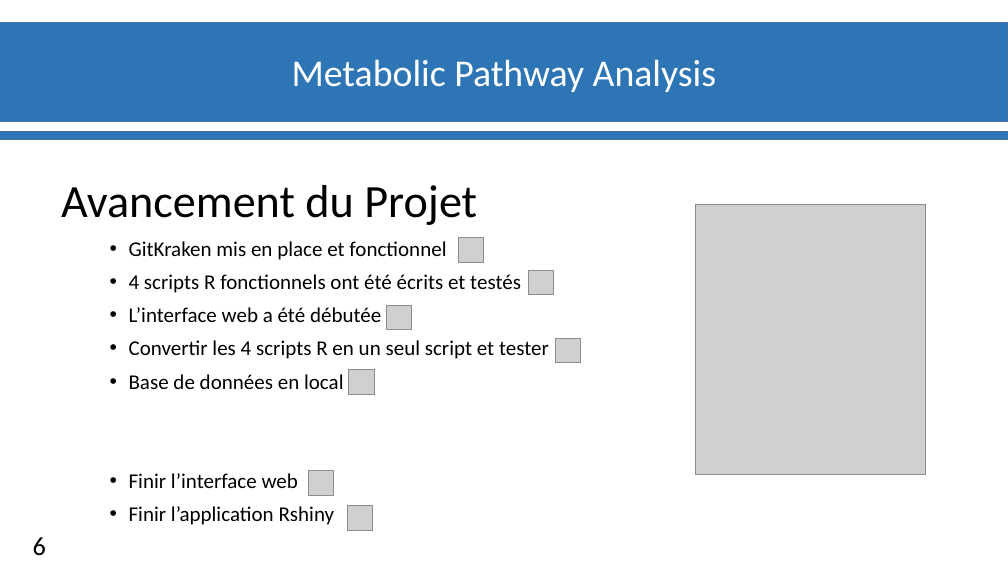
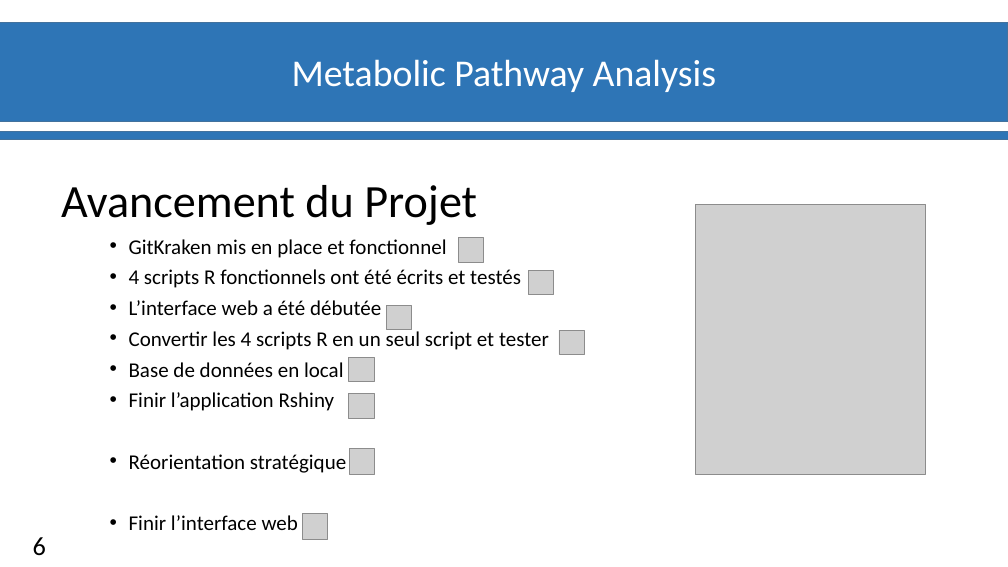
Before and after one commit to materrien/Projet-INSERM, a slide deck: slide 7 of Slides/Diapos_Suivit_projet.pptx. Drawn at 1008x567 pixels with LibreOffice and Linux fonts; fonts in the diff are those of the drawing; grey boxes stand for pictures; background and template pictures are left out. Boxes give left, top, right and bottom in pixels: in the first picture for what was removed or moved away, otherwise in the second. Text is boxed around its words. In the diff, an @@ line names an element or a change of style, - is before the commit and + after.

```diff
--- a/Slides/Diapos_Suivit_projet.pptx
+++ b/Slides/Diapos_Suivit_projet.pptx
@@ text at box(129, 239, 549, 530): line spacing 0.9 to 0.8 @@
@@ picture: place and size @@
-picture at box(349, 370, 374, 394)
+picture at box(349, 358, 374, 382)
@@ picture: place and size @@
-picture at box(556, 339, 581, 363)
+picture at box(559, 330, 584, 355)
@@ text at box(129, 392, 346, 473): paragraphs added @@
+• Finir l’application Rshiny
+• Réorientation stratégique
@@ picture added at box(349, 394, 374, 418) @@
@@ picture: place and size @@
-picture at box(309, 470, 333, 496)
+picture at box(349, 448, 374, 474)
@@ text at box(129, 506, 335, 525): paragraph removed @@
-• Finir l’application Rshiny
@@ picture: place and size @@
-picture at box(347, 505, 372, 531)
+picture at box(302, 514, 327, 540)
```
Also in this commit, not shown: 4 other slides changed.
